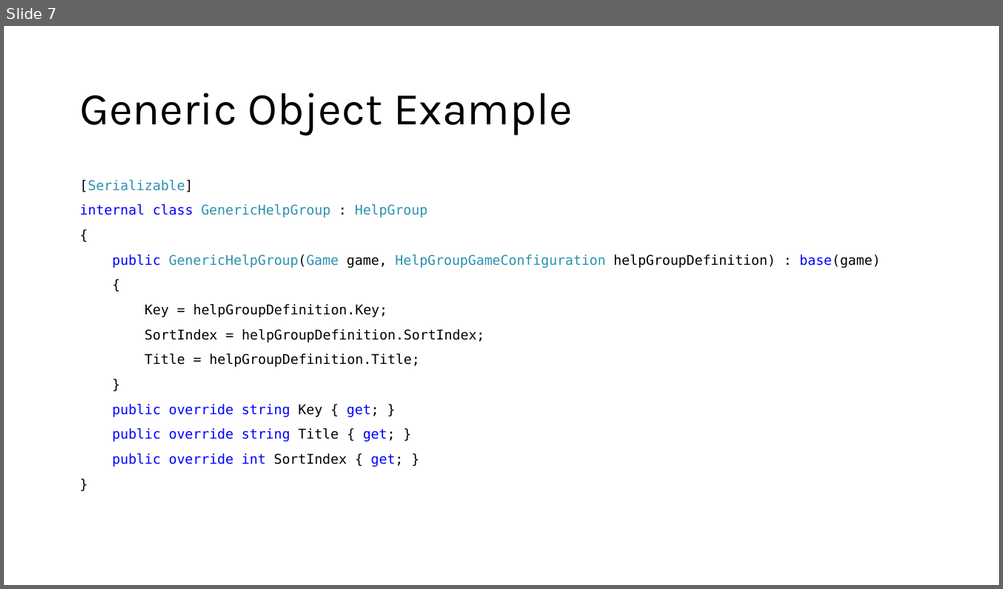
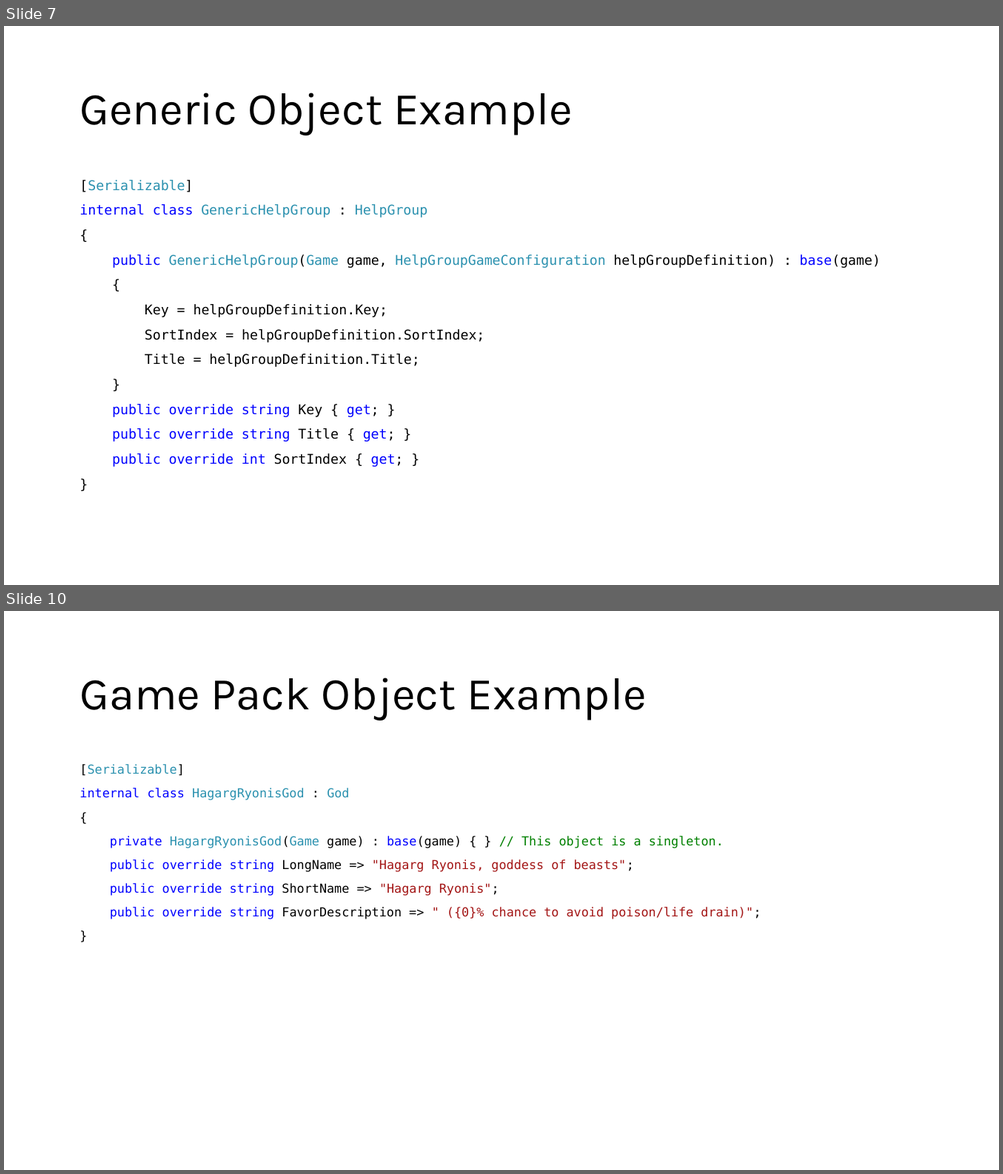
Before and after one commit to marcjohnston/AngbandOS, a slide deck: Documents/Object Property Design and Binding.pptx. Shown one above the other, each under a label of ours: slide 7 before the commit, slides 7 and 10 after it; the slides between them are not shown. The pictures are 1003x589 and 1003x1174 pixels, drawn with LibreOffice and Linux fonts; fonts in the diff are those of the drawing. Boxes give left, top, right and bottom in pixels: in the first picture for what was removed or moved away, otherwise in the second. Text is boxed around its words. In the diff, an @@ line names an element or a change of style, - is before the commit and + after.

```diff
--- a/Documents/Object Property Design and Binding.pptx
+++ b/Documents/Object Property Design and Binding.pptx
@@ slide 10 added at <box>4,611,999,1170</box>, background #FFFFFF @@
@@ title added at <box>79,678,646,721</box>, 44 pt, text #000000 @@
+Game Pack Object Example
@@ text added at <box>79,764,760,920</box>, 12 pt, text #0000FF @@
+[Serializable]
+internal class HagargRyonisGod : God
+{
+private HagargRyonisGod(Game game) : base(game) { } // This object is a singleton.
+public override string LongName => "Hagarg Ryonis, goddess of beasts";
+public override string ShortName => "Hagarg Ryonis";
+public override string FavorDescription => " ({0}% chance to avoid poison/life drain)";
+}
```
Also in this commit, not shown: 4 slides changed, 4 other slides added, 1 other file.
